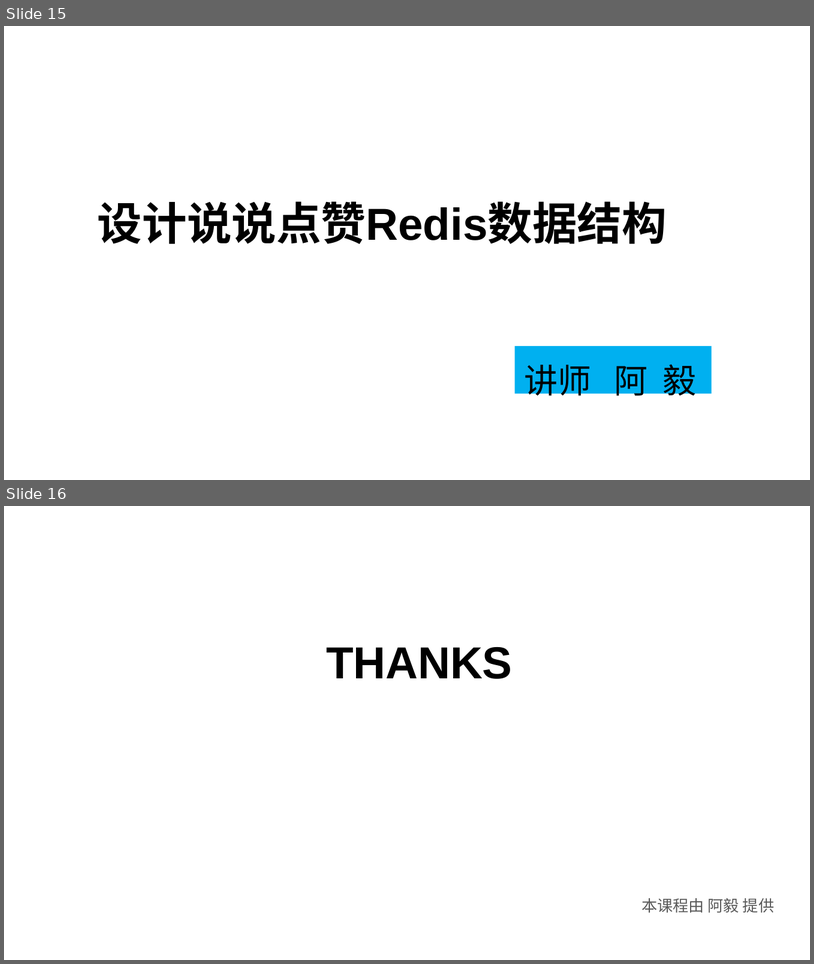
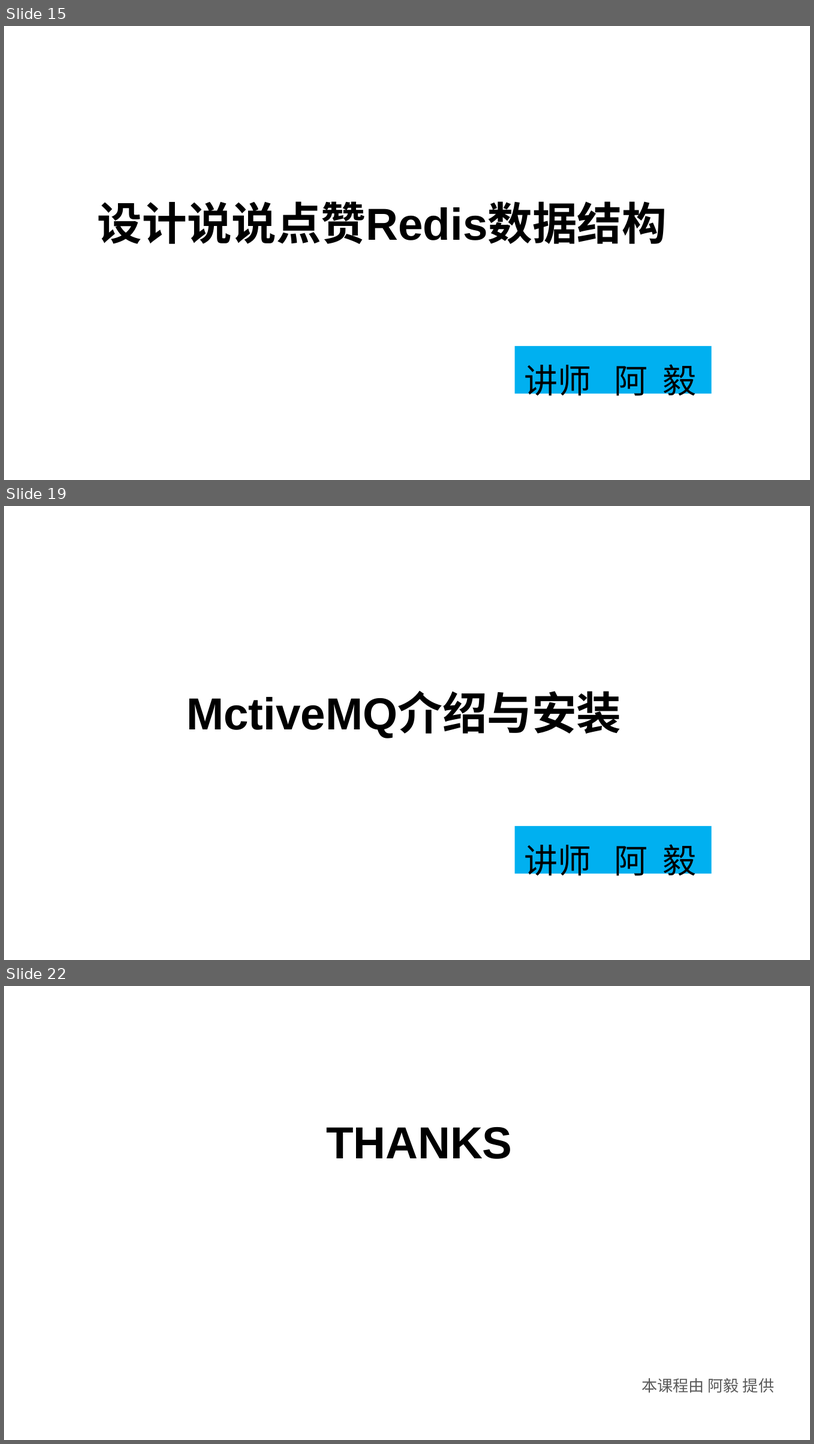
Before and after one commit to huangwenyi10/high-concurrency-praise, a slide deck: doc/SpringBoot+Redis+MQ实现高并发点赞功能.ppt. Shown one above the other, each under a label of ours: slides 15 and 16 before the commit, slides 15, 19 and 22 after it; the slides between them are not shown. The pictures are 814x964 and 814x1444 pixels, drawn with LibreOffice and Linux fonts; fonts in the diff are those of the drawing; background and template pictures are left out. Boxes give left, top, right and bottom in pixels: in the first picture for what was removed or moved away, otherwise in the second. Text is boxed around its words. In the diff, an @@ line names an element or a change of style, - is before the commit and + after.

```diff
--- a/doc/SpringBoot+Redis+MQ实现高并发点赞功能.ppt
+++ b/doc/SpringBoot+Redis+MQ实现高并发点赞功能.ppt
@@ slide 19 added at <box>4,506,810,960</box>, background picture (left out) @@
@@ text added at <box>186,694,621,738</box>, 40 pt, text #000000, bold @@
+MctiveMQ介绍与安装
@@ rectangle added at <box>515,826,712,874</box>, fill #00B0F0 @@
@@ text added at <box>525,844,696,881</box>, 30 pt, text #000000 @@
+讲师 阿 毅
@@ what was slide 16 is now slide 22 @@
```
Also in this commit, not shown: 5 other slides added, 10 other files.
